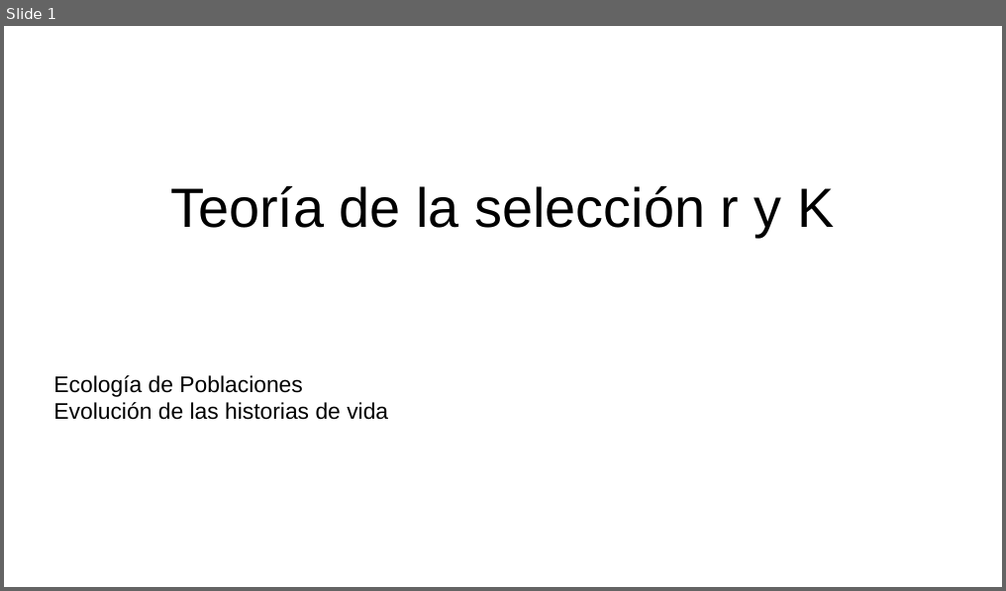
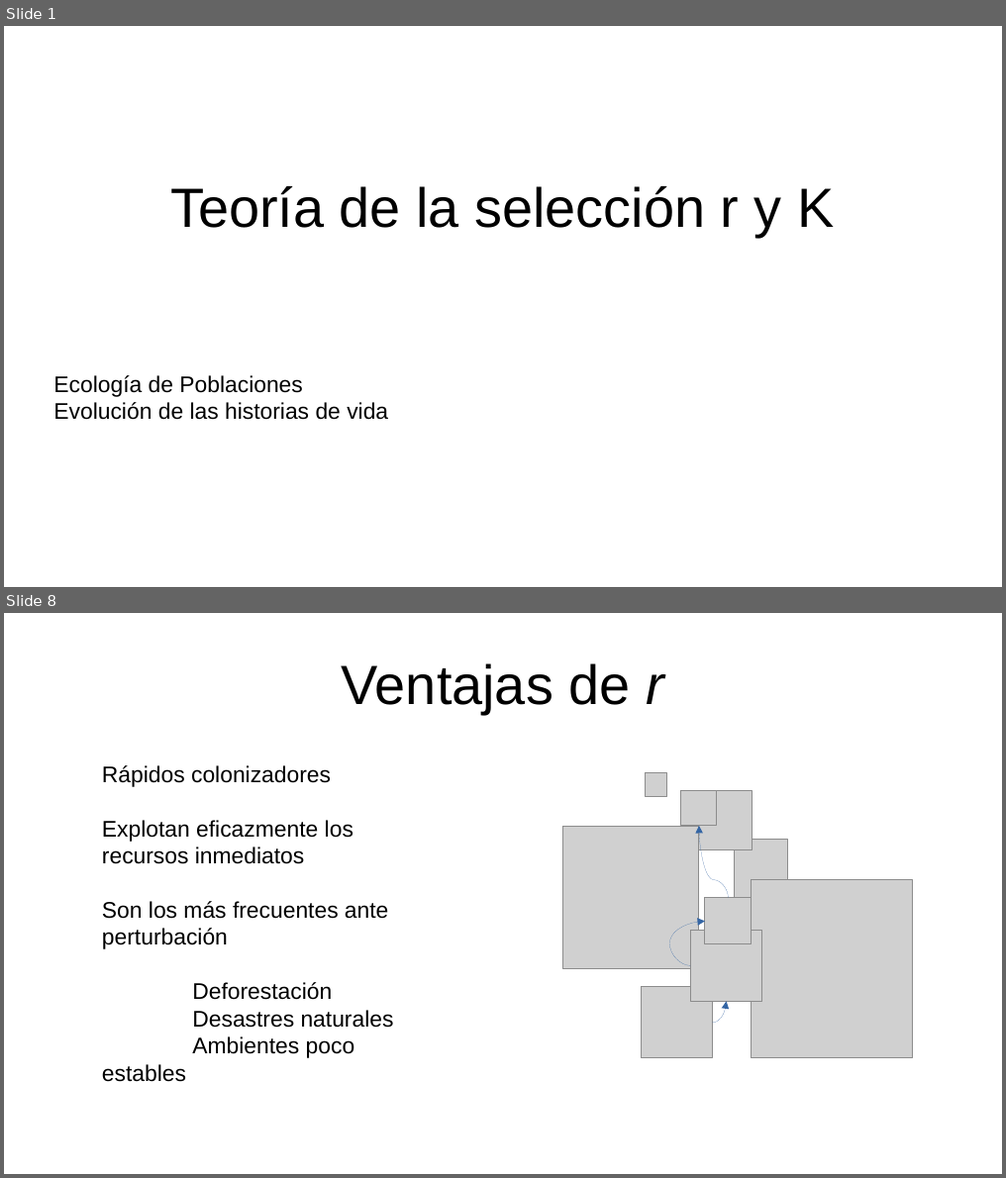
Before and after one commit to gerardommc/Ecologia-poblaciones, a slide deck: Unidad-3/Seleccion-r-K.odp. Shown one above the other, each under a label of ours: slide 1 before the commit, slides 1 and 8 after it; the slides between them are not shown. The pictures are 1006x591 and 1006x1178 pixels, drawn with LibreOffice and Linux fonts; fonts in the diff are those of the drawing; grey boxes stand for pictures. Boxes give left, top, right and bottom in pixels: in the first picture for what was removed or moved away, otherwise in the second. Text is boxed around its words. In the diff, an @@ line names an element or a change of style, - is before the commit and + after.

```diff
--- a/Unidad-3/Seleccion-r-K.odp
+++ b/Unidad-3/Seleccion-r-K.odp
@@ slide 8 added at (4, 613, 1002, 1174), background #FFFFFF @@
@@ title added at (342, 663, 665, 714), 44 pt, text #000000 @@
+Ventajas de r
@@ text added at (102, 765, 394, 1082), 18 pt, text #000000 @@
+Rápidos colonizadores
+Explotan eficazmente los recursos inmediatos
+Son los más frecuentes ante perturbación
+Deforestación
+Desastres naturales
+Ambientes poco estables
@@ picture added at (647, 773, 667, 797) @@
@@ picture added at (681, 790, 717, 826) @@
@@ picture added at (699, 791, 752, 851) @@
@@ picture added at (562, 826, 699, 969) @@
@@ curved arrow added from (729, 898) to (699, 826), #3465A4 0 pt @@
@@ picture added at (735, 840, 788, 898) @@
@@ picture added at (705, 898, 751, 945) @@
@@ picture added at (751, 880, 913, 1059) @@
@@ curved arrow added from (691, 966) to (705, 922), #3465A4 0 pt @@
@@ picture added at (691, 930, 763, 1001) @@
@@ picture added at (641, 987, 712, 1059) @@
@@ curved arrow added from (712, 1023) to (727, 1001), #3465A4 0 pt @@
```
Also in this commit, not shown: 9 other slides added, 1 slide removed, 15 other files.
